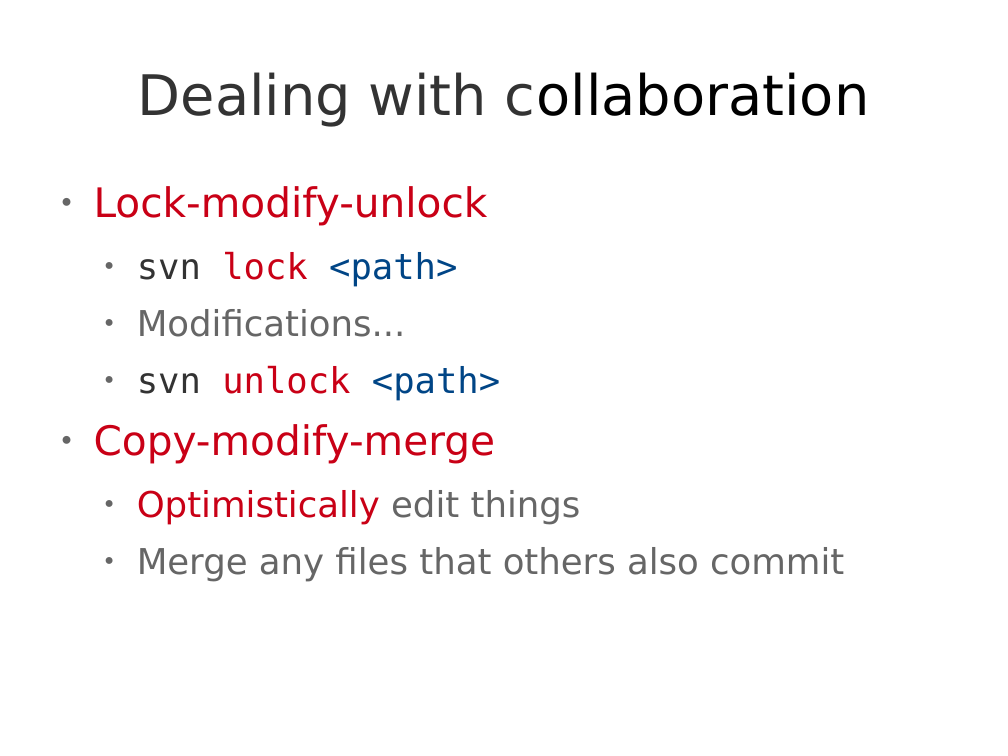
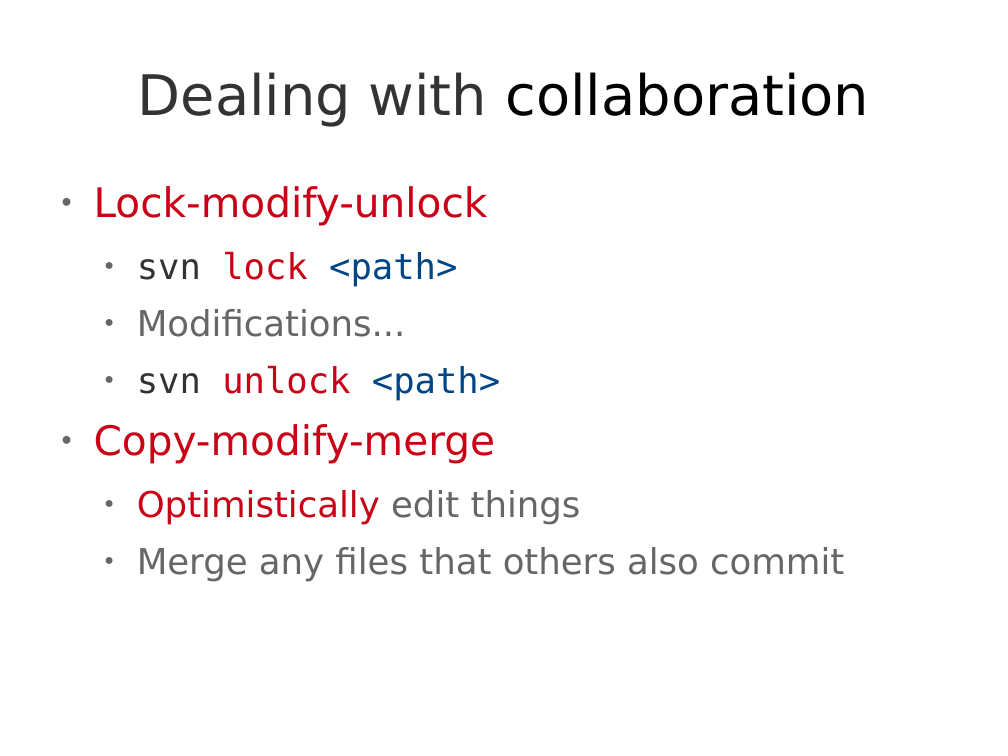
Before and after one commit to theonewolf/15-441-Recitation-Sessions, a slide deck: slide 17 of recitation2/src/recitation2.odp. Drawn at 1008x756 pixels with LibreOffice and Linux fonts; fonts in the diff are those of the drawing. Boxes give left, top, right and bottom in pixels: in the first picture for what was removed or moved away, otherwise in the second. Text is boxed around its words. In the diff, an @@ line names an element or a change of style, - is before the commit and + after.

```diff
--- a/recitation2/src/recitation2.odp
+++ b/recitation2/src/recitation2.odp
@@ title "Dealing with collaboration" at box(138, 72, 870, 127): text colour #333333 to #000000 in "collaboration" @@
```
Also in this commit, not shown: 11 slides added, 1 slide removed.
